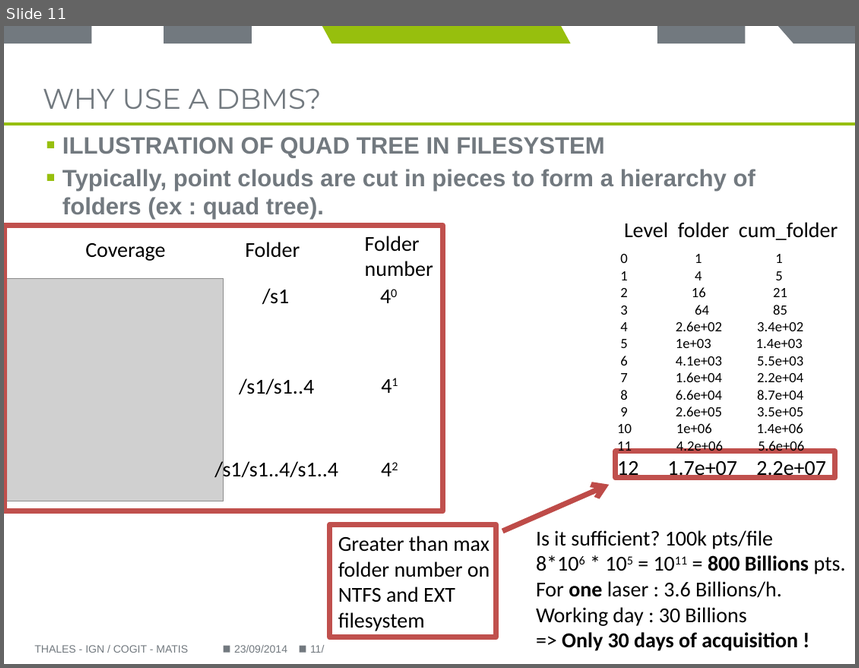
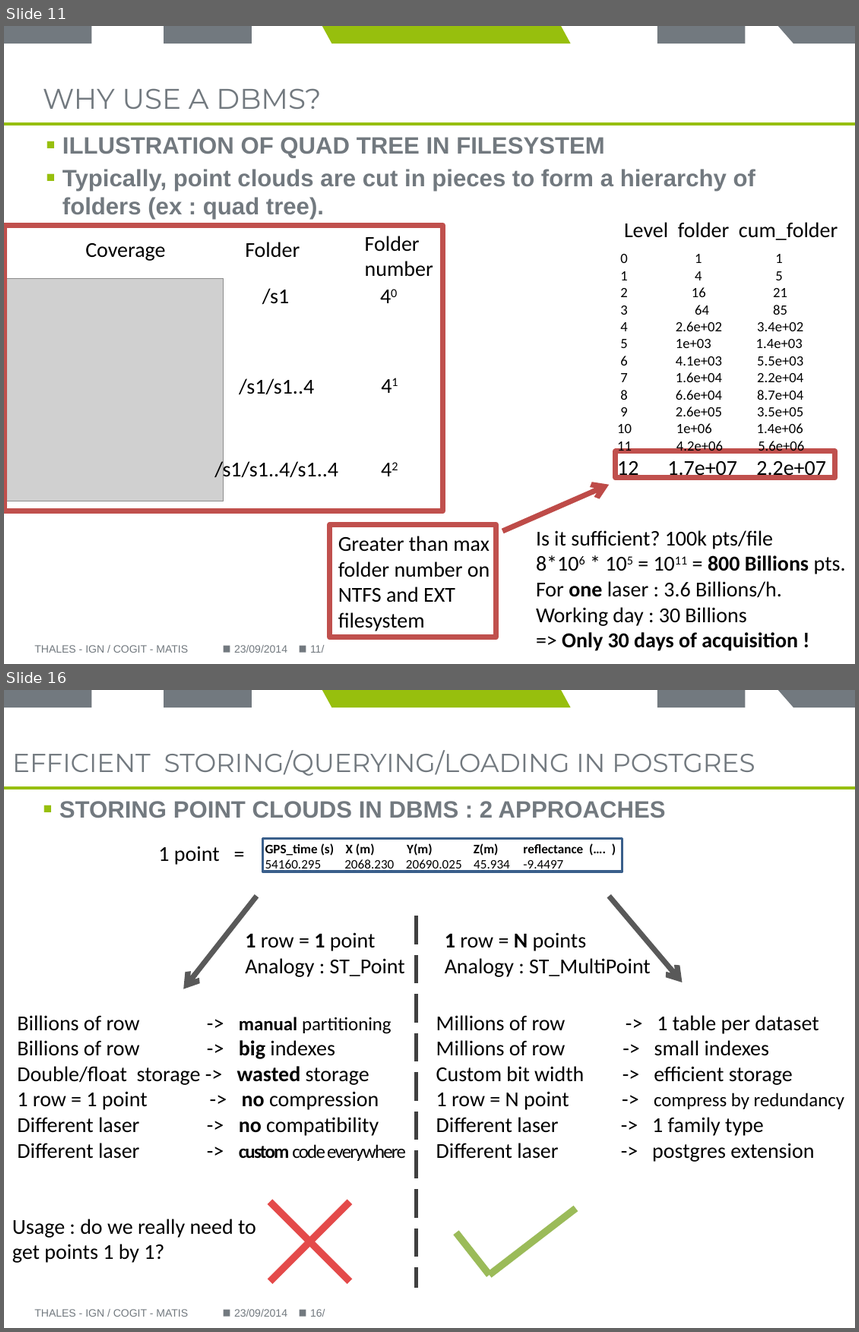
Before and after one commit to Remi-C/Postgres_Day_2014_10_RemiC, a slide deck: presentation/presentation_RCura.pptx. Shown one above the other, each under a label of ours: slide 11 before the commit, slides 11 and 16 after it; the slides between them are not shown. The pictures are 859x668 and 859x1332 pixels, drawn with LibreOffice and Linux fonts; fonts in the diff are those of the drawing; grey boxes stand for pictures; background and template pictures are left out. Boxes give left, top, right and bottom in pixels: in the first picture for what was removed or moved away, otherwise in the second. Text is boxed around its words. In the diff, an @@ line names an element or a change of style, - is before the commit and + after.

Commit message:
wirtten up to efficient storage

```diff
--- a/presentation/presentation_RCura.pptx
+++ b/presentation/presentation_RCura.pptx
@@ slide 16 added at [4,690,855,1328], background #FFFFFF; not listed: 8 template elements that a slide beside it also shows @@
@@ title added at [12,750,755,776], 22 pt, text #72797F @@
+EFFICIENT STORING/QUERYING/LOADING IN POSTGRES
@@ text added at [59,801,666,818], 20 pt, text #72797F, bold @@
+▪ STORING POINT CLOUDS IN DBMS : 2 APPROACHES
@@ text added at [158,846,220,865], 18 pt, text #000000 @@
+1 point =
@@ rectangle added at [262,838,623,872], outline #3A5F8C 2 pt @@
@@ text added at [265,844,563,872], 11 pt, text #000000 @@
+GPS_time (s) X (m) Y(m) Z(m) reflectance (…. )
+54160.295 2068.230 20690.025 45.934 -9.4497
@@ arrow added from (257, 896) to (183, 989), #595959 4.5 pt @@
@@ line added from (416, 916) to (416, 1288), #404040 3 pt dashed @@
@@ arrow added from (609, 896) to (683, 983), #595959 4.5 pt @@
@@ text added at [245,932,405,977], 18 pt, text #000000 @@
+1 row = 1 point
+Analogy : ST_Point
@@ text added at [445,932,651,977], 18 pt, text #000000 @@
+1 row = N points
+Analogy : ST_MultiPoint
@@ text added at [17,1015,406,1161], 18 pt, text #000000 @@
+Billions of row -> manual partitioning
+Billions of row -> big indexes
+Double/float storage -> wasted storage
+1 row = 1 point -> no compression
+Different laser -> no compatibility
+Different laser -> custom code everywhere
@@ text added at [436,1015,845,1162], 18 pt, text #000000 @@
+Millions of row -> 1 table per dataset
+Millions of row -> small indexes
+Custom bit width -> efficient storage
+1 row = N point -> compress by redundancy
+Different laser -> 1 family type
+Different laser -> postgres extension
@@ line added from (269, 1281) to (350, 1202), #E44A4A 6 pt @@
@@ line added from (269, 1202) to (350, 1281), #E44A4A 6 pt @@
@@ line added from (489, 1276) to (576, 1208), #9BBB59 6 pt @@
@@ text added at [12,1219,256,1263], 18 pt, text #000000 @@
+Usage : do we really need to get points 1 by 1?
@@ line added from (456, 1233) to (489, 1276), #9BBB59 6 pt @@
@@ text added at [34,1309,188,1317], 9 pt, text #72797F @@
+THALES - IGN / COGIT - MATIS
@@ text added at [234,1309,287,1317], 9 pt, text #72797F @@
+23/09/2014
@@ page number added at [310,1309,325,1317], 9 pt, text #72797F @@
+16/
```
Also in this commit, not shown: 17 slides changed, 4 other slides added.
